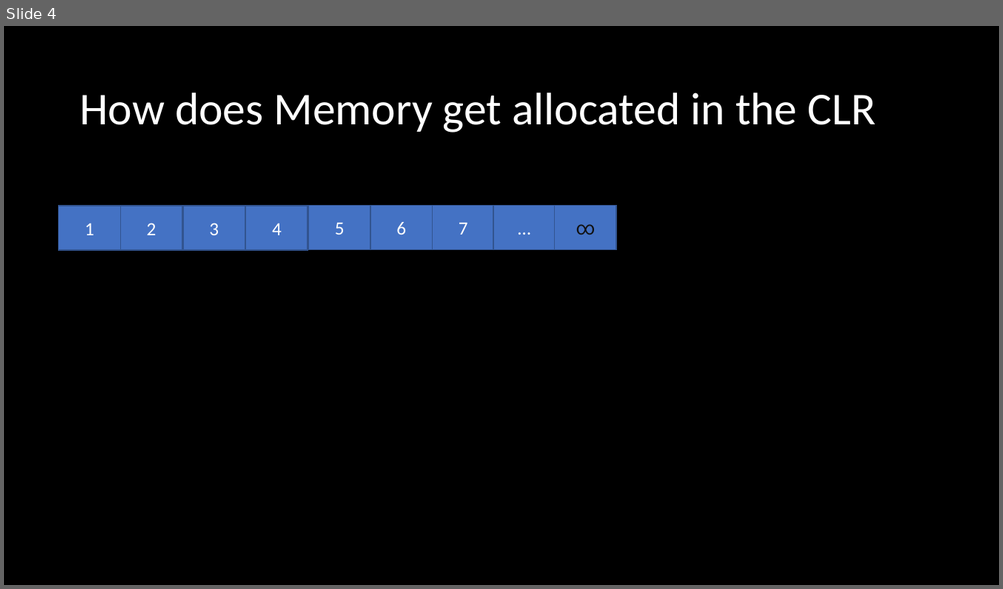
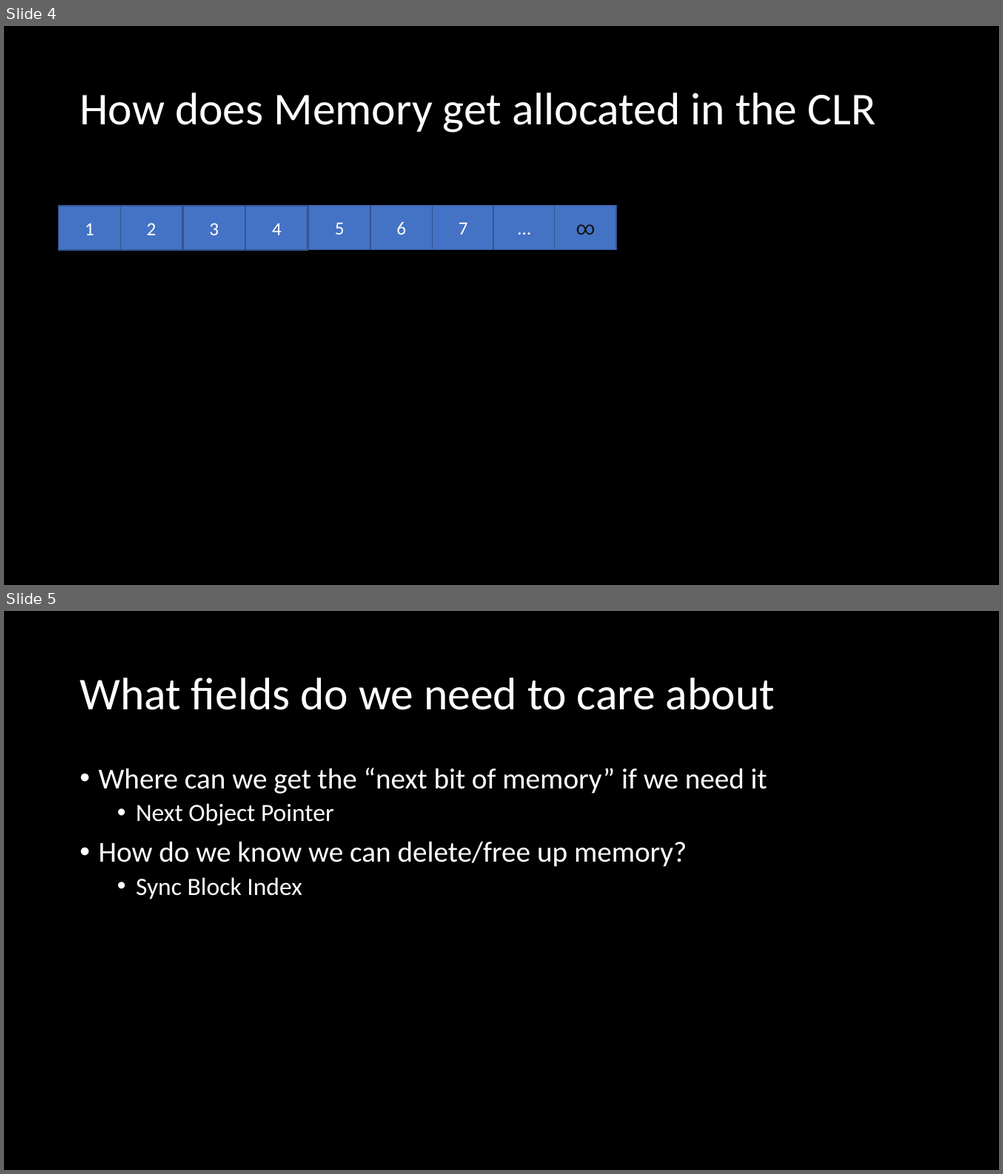
Before and after one commit to microsoft/Flash_University, a slide deck: CLR_via_CSharp/21_GarbageCollection/21_GarbageCollection.pptx. Shown one above the other, each under a label of ours: slide 4 before the commit, slides 4 and 5 after it. The pictures are 1003x589 and 1003x1174 pixels, drawn with LibreOffice and Linux fonts; fonts in the diff are those of the drawing. Boxes give left, top, right and bottom in pixels: in the first picture for what was removed or moved away, otherwise in the second. Text is boxed around its words. In the diff, an @@ line names an element or a change of style, - is before the commit and + after.

```diff
--- a/CLR_via_CSharp/21_GarbageCollection/21_GarbageCollection.pptx
+++ b/CLR_via_CSharp/21_GarbageCollection/21_GarbageCollection.pptx
@@ slide 5 added at <box>4,611,999,1170</box>, background #000000 @@
@@ title added at <box>79,678,774,710</box>, 44 pt, text #FFFFFF @@
+What fields do we need to care about
@@ text added at <box>99,768,767,900</box>, 28 pt, text #FFFFFF @@
+• Where can we get the “next bit of memory” if we need it
+  • Next Object Pointer
+• How do we know we can delete/free up memory?
+  • Sync Block Index
```
Also in this commit, not shown: 1 slide changed, 14 other slides added.
